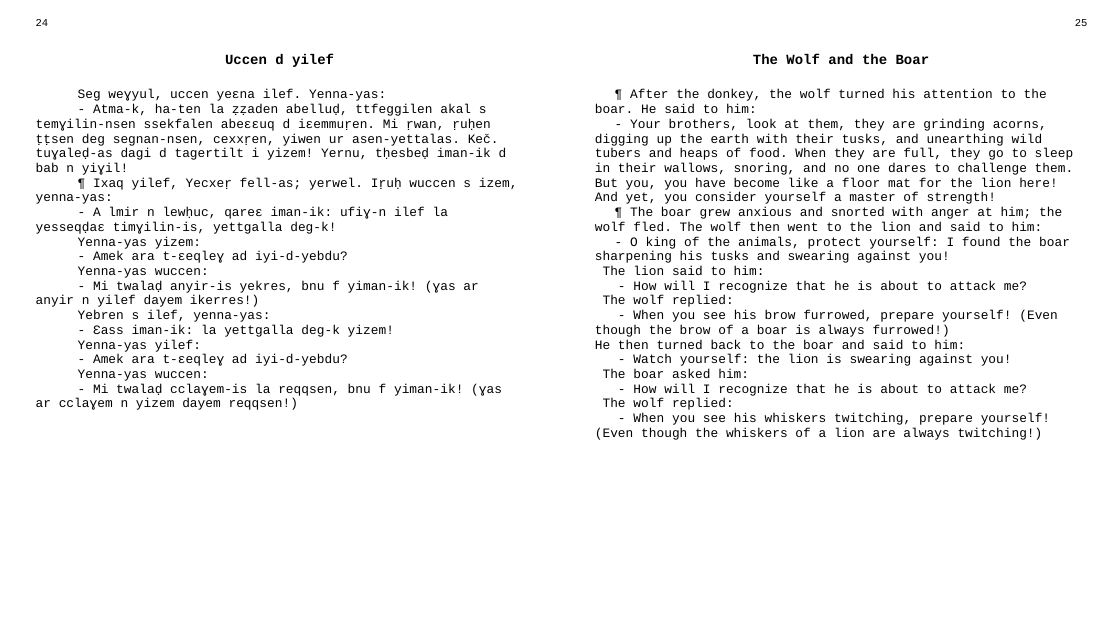
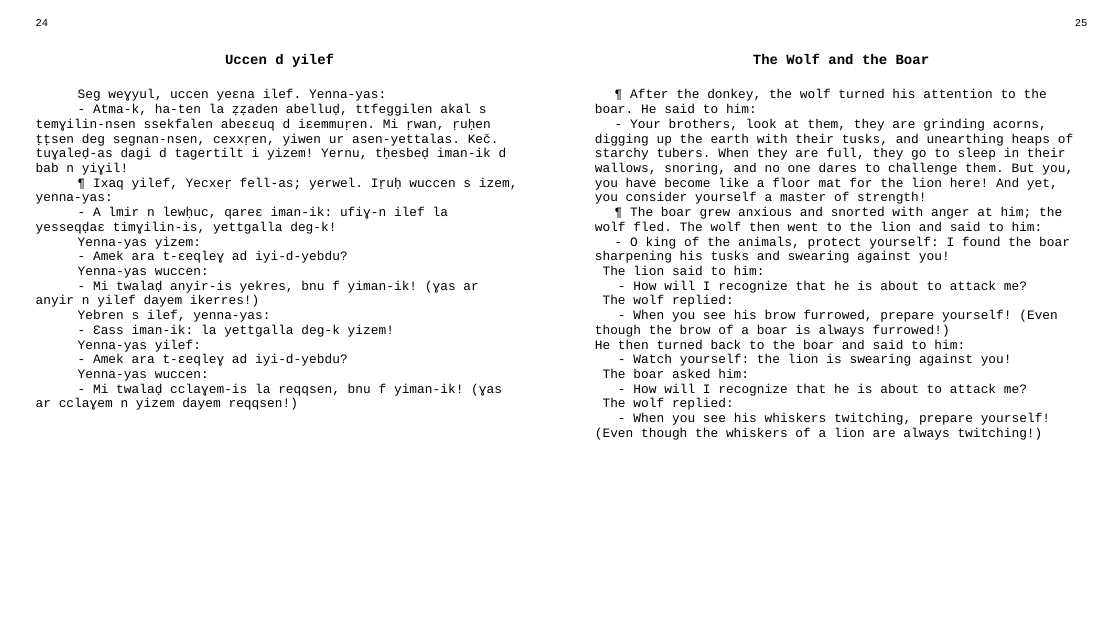
Before and after one commit to sferhah/tamacahut_n_wuccen, a slide deck: slide 8 of Uccen.ConsoleApp/uccen.eng.pptx. Drawn at 1120x630 pixels with LibreOffice and Linux fonts; fonts in the diff are those of the drawing. Boxes give left, top, right and bottom in pixels: in the first picture for what was removed or moved away, otherwise in the second. Text is boxed around its words. In the diff, an @@ line names an element or a change of style, - is before the commit and + after.

```diff
--- a/Uccen.ConsoleApp/uccen.eng.pptx
+++ b/Uccen.ConsoleApp/uccen.eng.pptx
@@ table at [27,13,1096,607] @@
-row 3, column 3: ¶ After the donkey, the wolf turned his attention to the boar. He said to him: / - Your brothers, look at them, they are grinding acorns, digging up the earth with their tusks, and unearthing wild tubers and heaps of food. When they are full, they go to sleep in their wallows, snoring, and no one dares to challenge them. But you, you have become like a floor mat for the lion here! And yet, you consider yourself a master of strength! / ¶ The boar grew anxious and snorted with anger at him; the wolf fled. The wolf then went to the lion and said to him: / - O king of the animals, protect yourself: I found the boar sharpening his tusks and swearing against you! / The lion said to him: / - How will I recognize that he is about to attack me? / The wolf replied: / - When you see his brow furrowed, prepare yourself! (Even though the brow of a boar is always furrowed!) / He then turned back to the boar and said to him: / - Watch yourself: the lion is swearing against you! / The boar asked him: / - How will I recognize that he is about to attack me? / The wolf replied: / - When you see his whiskers twitching, prepare yourself! (Even though the whiskers of a lion are always twitching!)
+row 3, column 3: ¶ After the donkey, the wolf turned his attention to the boar. He said to him: / - Your brothers, look at them, they are grinding acorns, digging up the earth with their tusks, and unearthing heaps of starchy tubers. When they are full, they go to sleep in their wallows, snoring, and no one dares to challenge them. But you, you have become like a floor mat for the lion here! And yet, you consider yourself a master of strength! / ¶ The boar grew anxious and snorted with anger at him; the wolf fled. The wolf then went to the lion and said to him: / - O king of the animals, protect yourself: I found the boar sharpening his tusks and swearing against you! / The lion said to him: / - How will I recognize that he is about to attack me? / The wolf replied: / - When you see his brow furrowed, prepare yourself! (Even though the brow of a boar is always furrowed!) / He then turned back to the boar and said to him: / - Watch yourself: the lion is swearing against you! / The boar asked him: / - How will I recognize that he is about to attack me? / The wolf replied: / - When you see his whiskers twitching, prepare yourself! (Even though the whiskers of a lion are always twitching!)
```
Also in this commit, not shown: 2 other slides changed, 3 other files.
